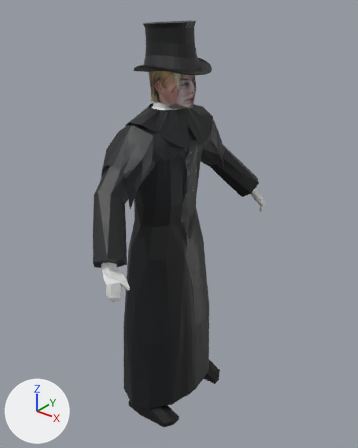
Two versions of the Blender file Models/londonProtag.blend, one commit apart.
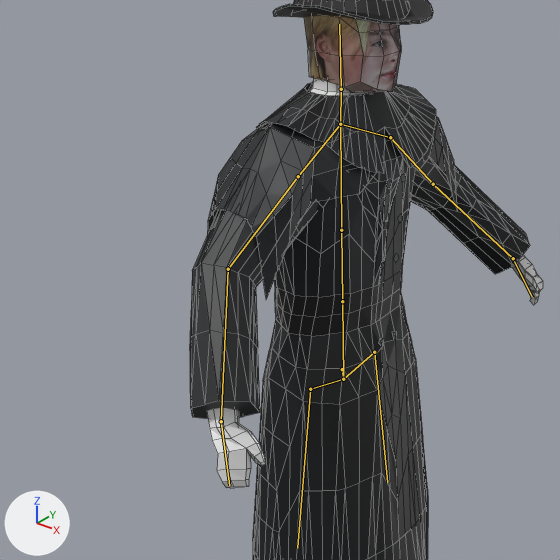
Old and new are each drawn whole from a camera (50 mm lens) standing at (6.26, -8.05, 5.62) and looking at (-0.37, 0.23, 0.49) and again close up on the part from 0% to 76% of the width and 14% to 75% of the height. Arrows for +X, +Y and +Z are at lower left; the lights stay in place. The last two pictures show the newer version. The bones that change, and the others that lie on the model, are drawn over the model as lines in the close-ups. The close-ups show mesh edges as thin lines.

Names of what the first close-up shows: 'body', 'cloak', 'hat', 'head'.
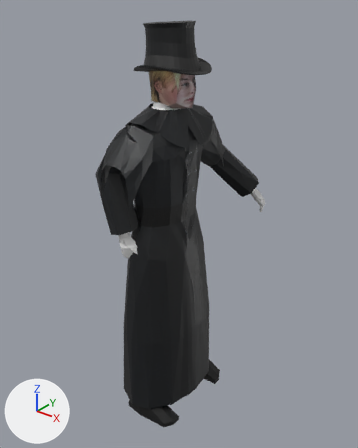
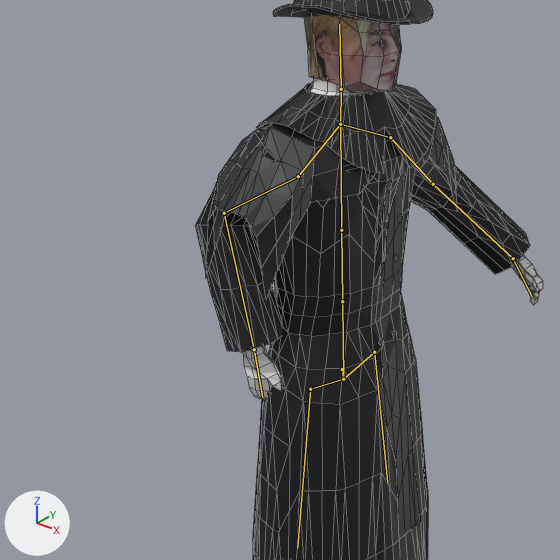
The newer file adds an action. The first version stands in its rest pose; the second is drawn at frame 4 of the action 'stab'.

Edits to the scene script, one JSON object a line:
```json
{"block": "bone_bone_006_r", "where": "bone_bone_006_r = bpy.data.objects['Armature'].pose.bones['Bone.006.R']  # child of 'Bone.005.R'"}
{"op": "set", "path": "bone_bone_006_r.rotation_quaternion", "old": "(1.0, 0.0, 0.0, 0.0)", "new": "(0.795, 0.17, -0.326, 0.457)", "note": "degrees (0, 0, 0) -> degrees (-2, -44, 61)"}
{"block": "bone_bone_007_r", "where": "bone_bone_007_r = bpy.data.objects['Armature'].pose.bones['Bone.007.R']  # child of 'Bone.006.R'"}
{"op": "set", "path": "bone_bone_007_r.rotation_quaternion", "old": "(1.0, 0.0, 0.0, 0.0)", "new": "(0.865, -0.018, -0.326, -0.377)", "note": "degrees (0, 0, 0) -> degrees (15, -35, -52)"}
{"block": "bone_bone_008_r", "where": "bone_bone_008_r = bpy.data.objects['Armature'].pose.bones['Bone.008.R']  # child of 'Bone.007.R'"}
{"op": "set", "path": "bone_bone_008_r.rotation_quaternion", "old": "(1.0, 0.0, 0.0, 0.0)", "new": "(0.859, -0.061, 0.5, -0.073)", "note": "degrees (0, 0, 0) -> degrees (-20, 59, -21)"}
```

Boxes (x1, y1, x2, y2) around the edits, measured in the close-ups (560 x 560 px):
```json
{"object": "cloak", "change": "posed", "before": [190, 82, 530, 560], "after": [195, 82, 530, 560]}
{"object": "body", "change": "posed", "before": [207, 79, 543, 488], "after": [242, 79, 543, 400]}
{"bone": "Bone.006.R", "before": "(298, 176) to (228, 269)", "after": "(298, 176) to (224, 213)"}
{"bone": "Bone.007.R", "before": "(228, 269) to (221, 421)", "after": "(224, 213) to (254, 349)"}
{"bone": "Bone.008.R", "before": "(221, 421) to (229, 485)", "after": "(254, 349) to (262, 397)"}
```
